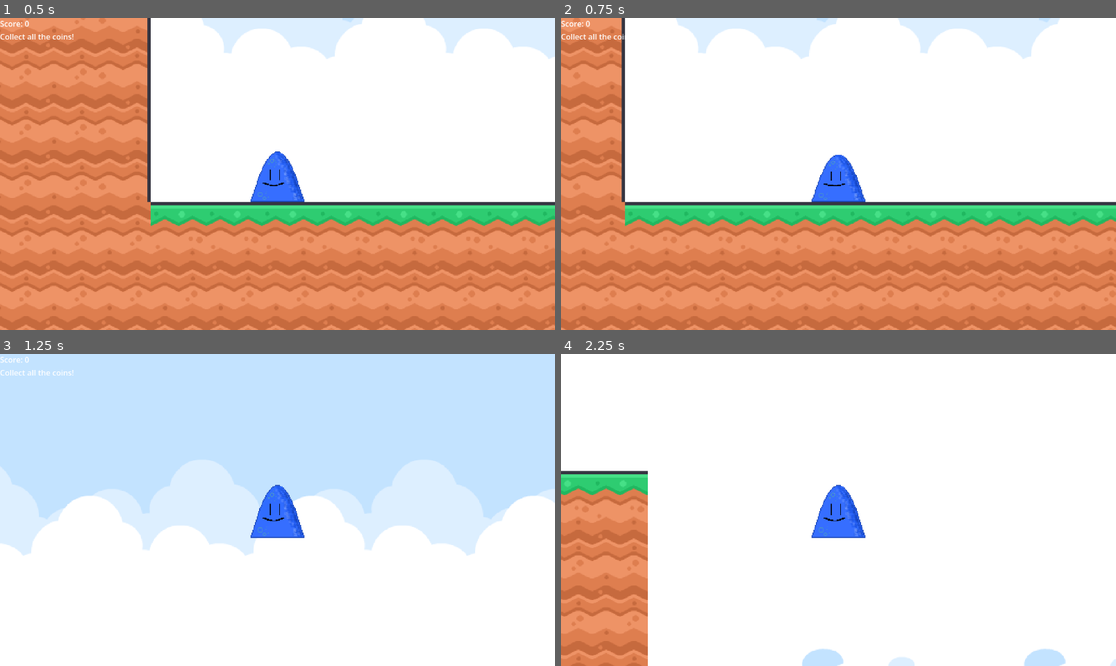
Above: before the commit, frames 1-4 (two rows, left to right).
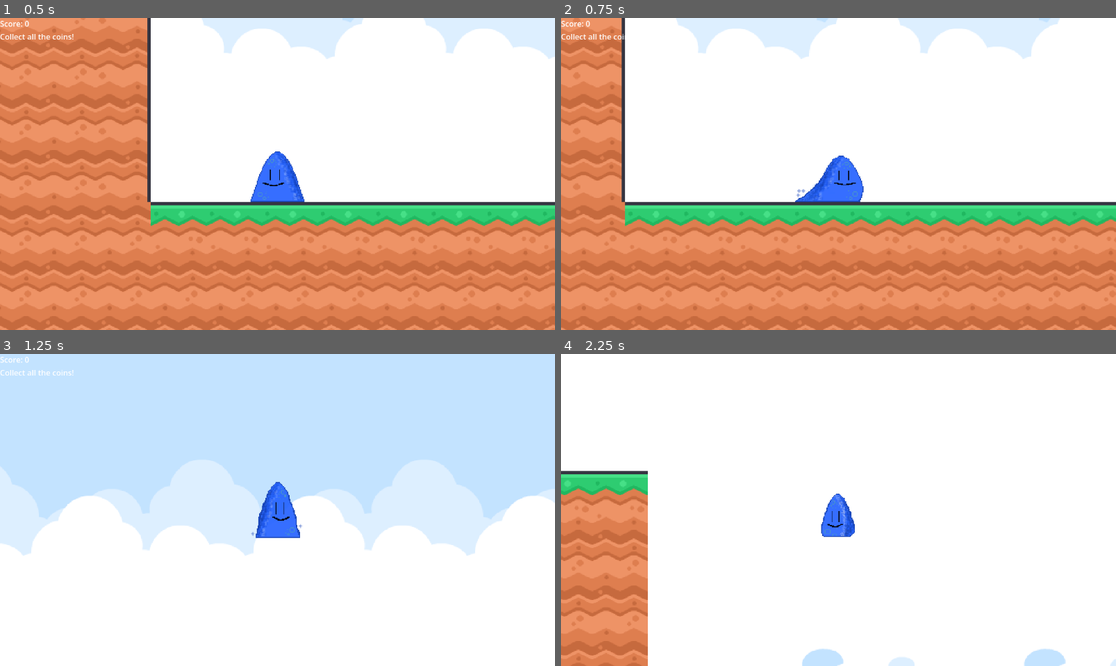
Above: after the commit, the same moments.

Repository: NeonJacketGuy/godot-starter
Game: Godot game, scene res://scenes/main/main.tscn
The game is run twice, just before and just after one commit, with the same random seed, the same clock (stepped at 60 frames per second) and the same inputs.
Inputs:
- Up to frame 1 (0.5 s): no input
- Up to frame 2 (0.75 s): hold D (move_right) from 0.53 s (still down)
- Up to frame 3 (1.25 s): keep holding D (move_right); tap Space (jump) at 0.77 s
- Up to frame 4 (2.25 s): tap Space (jump) at 1.52 s; release D (move_right) at 2.03 s; hold A (move_left) from 2.03 s (still down)

Frame 1 is identical in both runs. In frame 2, 0.5% of the frame differs, in the area x 42-55%, y 43-60%; in frame 3, 0.5%; in frame 4, 0.8%, in the area x 45-55%, y 41-60%.

Commit message:
Final animation fixes and final push before work begins on The Hobbit -the game

Diff:
--- a/scenes/player/player.tscn
+++ b/scenes/player/player.tscn
@@ -363,16 +363,16 @@
 
 [sub_resource type="AnimationNodeStateMachine" id="AnimationNodeStateMachine_h17s1"]
 states/Falling/node = SubResource("AnimationNodeBlendSpace1D_5gtgg")
-states/Falling/position = Vector2(411.10565, 281.38)
+states/Falling/position = Vector2(378.10565, 315.38)
 states/Idle/node = SubResource("AnimationNodeBlendSpace1D_p47bc")
 states/Idle/position = Vector2(393.5, 117.25)
 states/Jumping/node = SubResource("AnimationNodeBlendSpace1D_h17s1")
-states/Jumping/position = Vector2(581.91327, 140.9326)
+states/Jumping/position = Vector2(580.41327, 210.9326)
 states/Start/position = Vector2(197.5, 100.5)
 states/Walking/node = SubResource("AnimationNodeBlendSpace1D_qek5x")
-states/Walking/position = Vector2(167.20514, 226.08377)
+states/Walking/position = Vector2(175.20514, 216.75818)
 transitions = ["Start", "Idle", SubResource("AnimationNodeStateMachineTransition_5gtgg"), "Idle", "Walking", SubResourc …(598 unchanged characters)…
-graph_offset = Vector2(-30.79481, 61.740112)
+graph_offset = Vector2(-65.714806, 80.60261)
 
 [node name="Player" type="CharacterBody2D" unique_id=1207979450 groups=["player"]]
 script = ExtResource("1_8afob")
@@ -408,5 +408,6 @@
 parameters/Jumping/blend_position = 0.0
 parameters/Walking/blend_position = 0.0
 
-[node name="PlayerAnimations" type="Node2D" parent="." unique_id=543797333]
+[node name="PlayerAnimations" type="Node2D" parent="." unique_id=543797333 node_paths=PackedStringArray("anim_tree")]
 script = ExtResource("3_gmlin")
+anim_tree = NodePath("../AnimationTree")
--- a/scenes/player/player_animations.gd
+++ b/scenes/player/player_animations.gd
@@ -1,24 +1,23 @@
 extends Node2D
-#
-#@export var anim_tree: AnimationTree
-#@onready var player: Player = get_owner()
-#
-#var facing = 0
-#
-#func _physics_process(_delta) -> void:
-	#var state = player.current_state
-	#
-	#if player.velocity.x != 0:
-		#facing = player.velocity.x
-	#
-	## setup conditions based on current state
-	#anim_tree.set("parameters/conditions/Falling", state == Player.PlayerStates.FALLING)
-	#anim_tree.set("parameters/conditions/Idle", state == Player.PlayerStates.IDLE)
-	#anim_tree.set("parameters/conditions/Jumping", state == Player.PlayerStates.JUMPING)
-	#anim_tree.set("parameters/conditions/Walking", state == Player.PlayerStates.WALKING)
-#
-	## set blend to player velocity x
-	#anim_tree.set("parameters/Falling/blend_position", facing)
-	#anim_tree.set("parameters/Idle/blend_position", facing)
-	#anim_tree.set("parameters/Jumping/blend_position", facing)
-	#anim_tree.set("parameters/Walking/blend_position", facing)
+
+@export var anim_tree: AnimationTree
+@onready var player: Player = get_owner()
+
+var facing = 0
+
+func _physics_process(delta) -> void:
+	var state = player.current_state
+
+	if player.velocity.x != 0:
+		facing = player.velocity.x
+
+	anim_tree.set("parameters/conditions/Falling", state == Player.PlayerStates.FALLING)
+	anim_tree.set("parameters/conditions/Idle", state == Player.PlayerStates.IDLE)
+	anim_tree.set("parameters/conditions/Jumping", state == Player.PlayerStates.JUMPING)
+	anim_tree.set("parameters/conditions/Walking", state == Player.PlayerStates.WALKING)
+
+
+	anim_tree.set("parameters/Falling/blend_position", facing)
+	anim_tree.set("parameters/Idle/blend_position", facing)
+	anim_tree.set("parameters/Jumping/blend_position", facing)
+	anim_tree.set("parameters/Walking/blend_position", facing)
